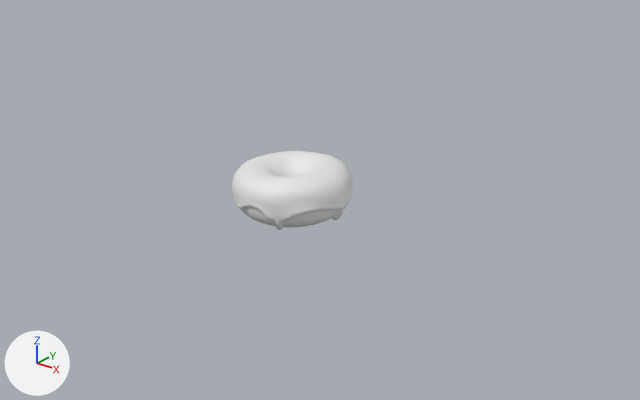
What one commit did to the Blender file objects/donut/donut.blend.
Both versions are drawn from a 50 mm lens placed at (4.47, -3.94, 3.37), pointed at (-0.79, 2.6, -0.16). Arrows for +X, +Y and +Z are at lower left; the lights stay in place. The first picture is the older version.

In view in the first picture: 'Donut.v2', 'Icing.v2'.
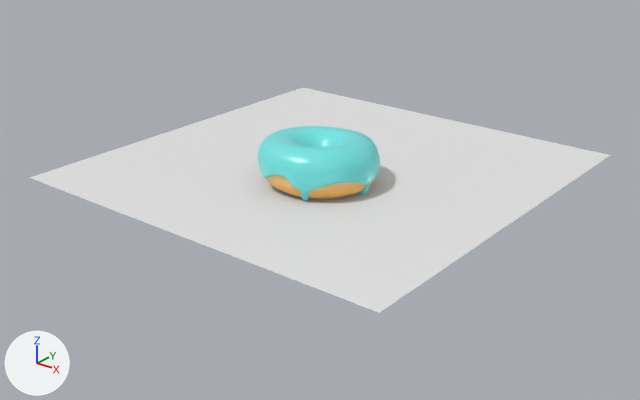
Edits to the bpy script that builds the scene:
```text
Add img_donut_base:
    img_donut_base = load_image('donut base', 'texture_paint/donut/donut base.png', 1024, 1024, 'sRGB')
Change mat_material:
    mat_material.base_color: (0.8, 0.8, 0.8) -> (0.179, 0.803, 0.782)  # white #e7e7e7 -> cyan #75e7e5
Add mat_material_001:
    mat_material_001 = principled_material('Material.001')
    mat_material_001.texture = img_donut_base
Add mat_material_002:
    mat_material_002 = principled_material('Material.002')
    mat_material_002.base_color = (0.8, 0.8, 0.8)  # white #e7e7e7
Change me_torus_002:
    where me_torus_002.from_pydata(...)  # 384 vertices, 384 faces; spans x -0.665..0.522, y -0.562..0.573, z -0.293..0.24
    add me_torus_002.materials.append(mat_material_001)  # picture img_donut_base
Add me_plane:
    me_plane.from_pydata([(-1.0, -1.0, 0.0), (1.0, -1.0, 0.0), (-1.0, 1.0, 0.0), (1.0, 1.0, 0.0)], [], [(0, 1, 3, 2)])
    me_plane.materials.append(mat_material_002)  # its picture is missing
Change ob_donut_v2:
    ob_donut_v2.location: (-0.736, 2.206, 0.105) -> (-0.543, 2.379, 0.378)
    ob_donut_v2.rotation_euler: (0.128, 0.00801, 0.0566) -> (0.0699, 0.0388, 0.0474)  # degrees (7.3, 0.5, 3.2) -> degrees (4, 2.2, 2.7)
Change ob_icing_v2:
    add ob_icing_v2.parent = ob_donut_v2
    add ob_icing_v2.matrix_parent_inverse = Matrix(((0.998, 0.0566, -0.00801, 0.611), (-0.0551, 0.99, 0.128, -2.239), (0.0152, -0.127, 0.992, 0.187), (0.0, 0.0, 0.0, 1.0)))
Add ob_plane:
    ob_plane = bpy.data.objects.new('Plane', me_plane)
    ob_plane.location = (-0.815, 2.793, 0.146)
    ob_plane.scale = (2.13, 2.13, 2.13)
```

What differs and where, as boxes [x1, y1, x2, y2] in the pictures (640 x 400 px):
'Plane', added: after [30, 88, 611, 313]
'Icing.v2', recoloured, moved, turned: before [232, 151, 353, 230]; after [257, 126, 380, 201]
'Donut.v2', recoloured, moved, turned: before [241, 200, 350, 227]; after [264, 175, 376, 199]
